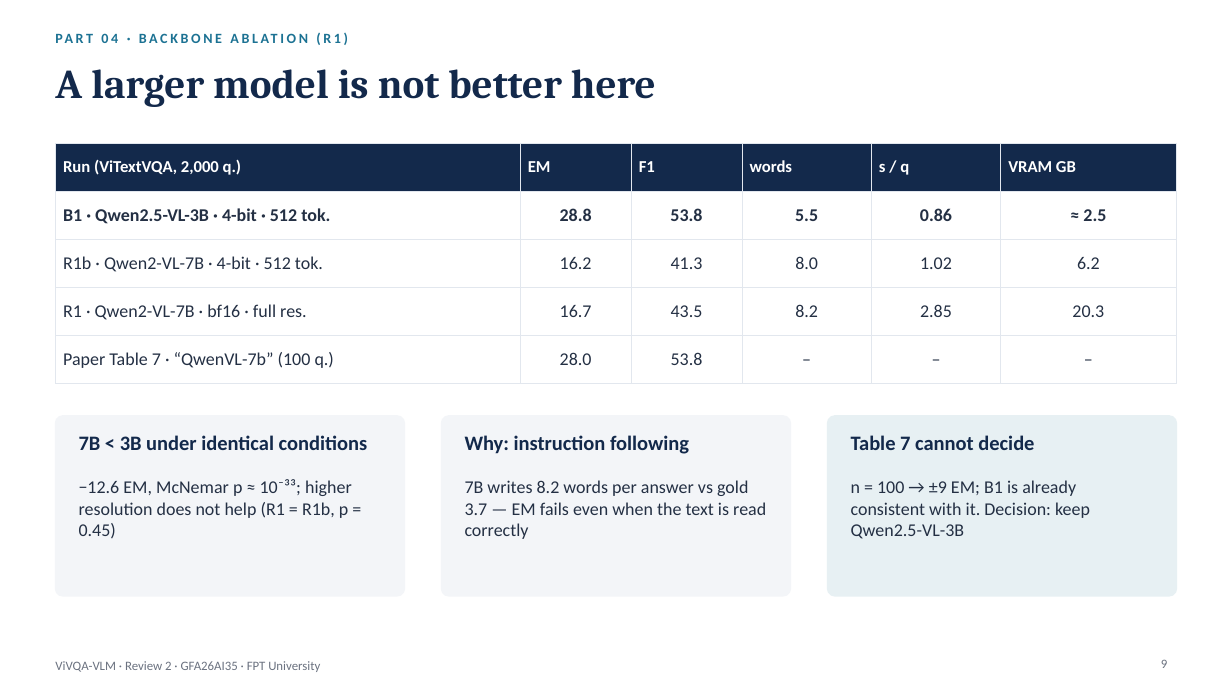
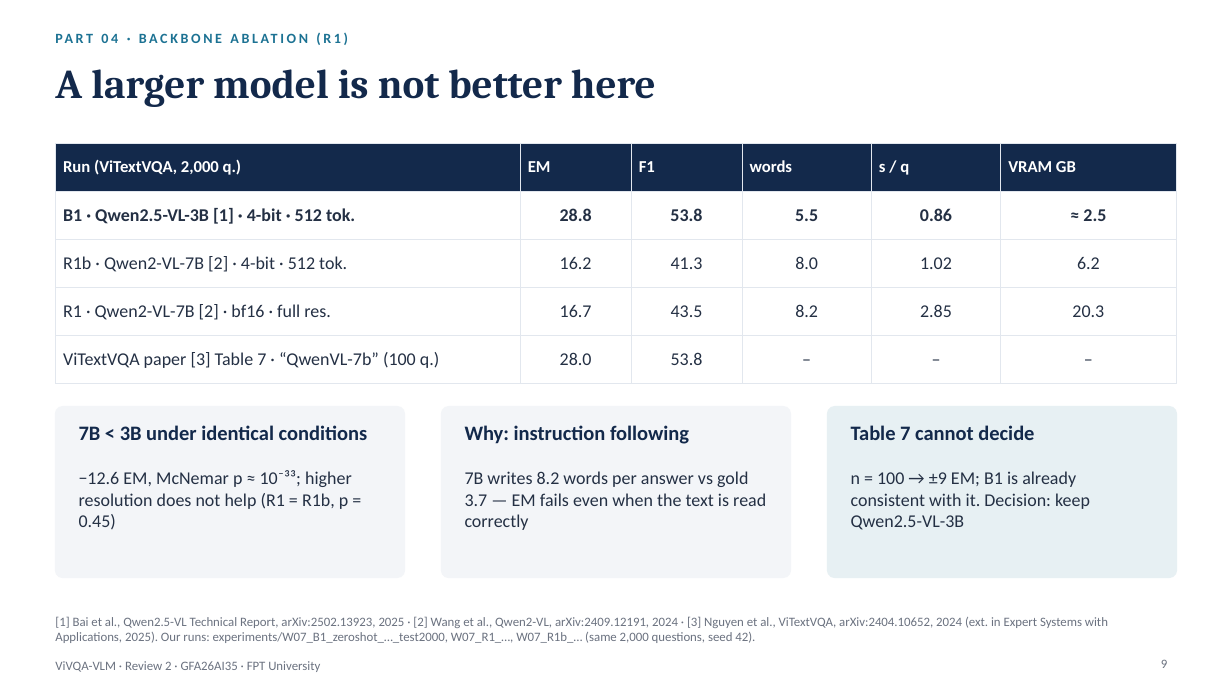
Before and after one commit to PLHGNAOH/ViVQA-VLM, a slide deck: slide 9 of docs/W07/ViVQA-VLM_Review2_EN.pptx. Drawn at 1232x693 pixels with LibreOffice and Linux fonts; fonts in the diff are those of the drawing. Boxes give left, top, right and bottom in pixels: in the first picture for what was removed or moved away, otherwise in the second. Text is boxed around its words. In the diff, an @@ line names an element or a change of style, - is before the commit and + after.

```diff
--- a/docs/W07/ViVQA-VLM_Review2_EN.pptx
+++ b/docs/W07/ViVQA-VLM_Review2_EN.pptx
@@ table at bbox=[55, 143, 1177, 372] @@
-row 2, column 1: B1 · Qwen2.5-VL-3B · 4-bit · 512 tok.
+row 2, column 1: B1 · Qwen2.5-VL-3B [1] · 4-bit · 512 tok.
-row 3, column 1: R1b · Qwen2-VL-7B · 4-bit · 512 tok.
+row 3, column 1: R1b · Qwen2-VL-7B [2] · 4-bit · 512 tok.
-row 4, column 1: R1 · Qwen2-VL-7B · bf16 · full res.
+row 4, column 1: R1 · Qwen2-VL-7B [2] · bf16 · full res.
-row 5, column 1: Paper Table 7 · “QwenVL-7b” (100 q.)
+row 5, column 1: ViTextVQA paper [3] Table 7 · “QwenVL-7b” (100 q.)
@@ rounded rectangle: place and size @@
-rounded rectangle at bbox=[55, 416, 405, 596]
+rounded rectangle at bbox=[55, 407, 405, 578]
@@ rounded rectangle: place and size @@
-rounded rectangle at bbox=[442, 416, 791, 596]
+rounded rectangle at bbox=[442, 407, 791, 578]
@@ proportions changed in 3 elements at bbox=[55, 407, 405, 578], bbox=[442, 407, 791, 578], bbox=[828, 407, 1177, 578] @@
@@ rounded rectangle: place and size @@
-rounded rectangle at bbox=[828, 416, 1177, 596]
+rounded rectangle at bbox=[828, 407, 1177, 578]
@@ 3 texts: place and size @@
-3 texts at bbox=[79, 435, 1034, 454]
+3 texts at bbox=[79, 425, 1034, 444]
@@ text "−12.6 EM, McNemar p ≈ ...": place and size @@
-text "−12.6 EM, McNemar p ≈ ..." at bbox=[79, 479, 352, 538]
+text "−12.6 EM, McNemar p ≈ ..." at bbox=[79, 470, 352, 529]
@@ text "7B writes 8.2 words per ...": place and size @@
-text "7B writes 8.2 words per ..." at bbox=[465, 480, 766, 539]
+text "7B writes 8.2 words per ..." at bbox=[465, 471, 766, 530]
@@ text "n = 100 → ±9 ...": place and size @@
-text "n = 100 → ±9 ..." at bbox=[851, 480, 1090, 539]
+text "n = 100 → ±9 ..." at bbox=[851, 471, 1090, 530]
@@ text added at bbox=[55, 616, 1108, 643], 10 pt, text #6B7280 @@
+[1] Bai et al., Qwen2.5-VL Technical Report, arXiv:2502.13923, 2025 · [2] Wang et al., Qwen2-VL, arXiv:2409.12191, 2024 · [3] Nguyen et al., ViTextVQA, arXiv:2404.10652, 2024 (ext. in Expert Systems with Applications, 2025). Our runs: experiments/W07_B1_zeroshot_…_test2000, W07_R1_…, W07_R1b_… (same 2,000 questions, seed 42).
```
Also in this commit, not shown: 11 other slides changed, 1 slide added, 3 other files.
